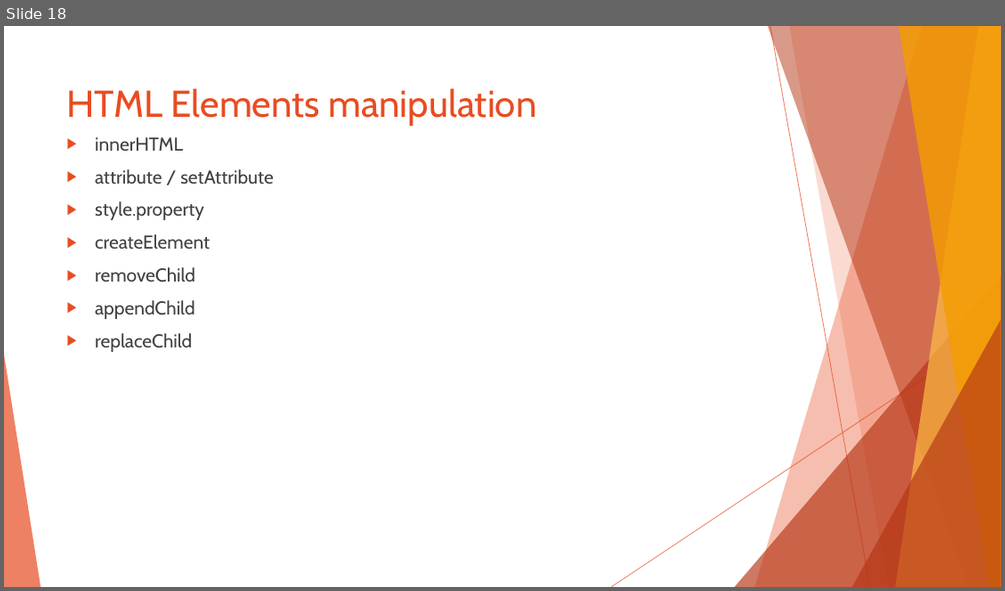
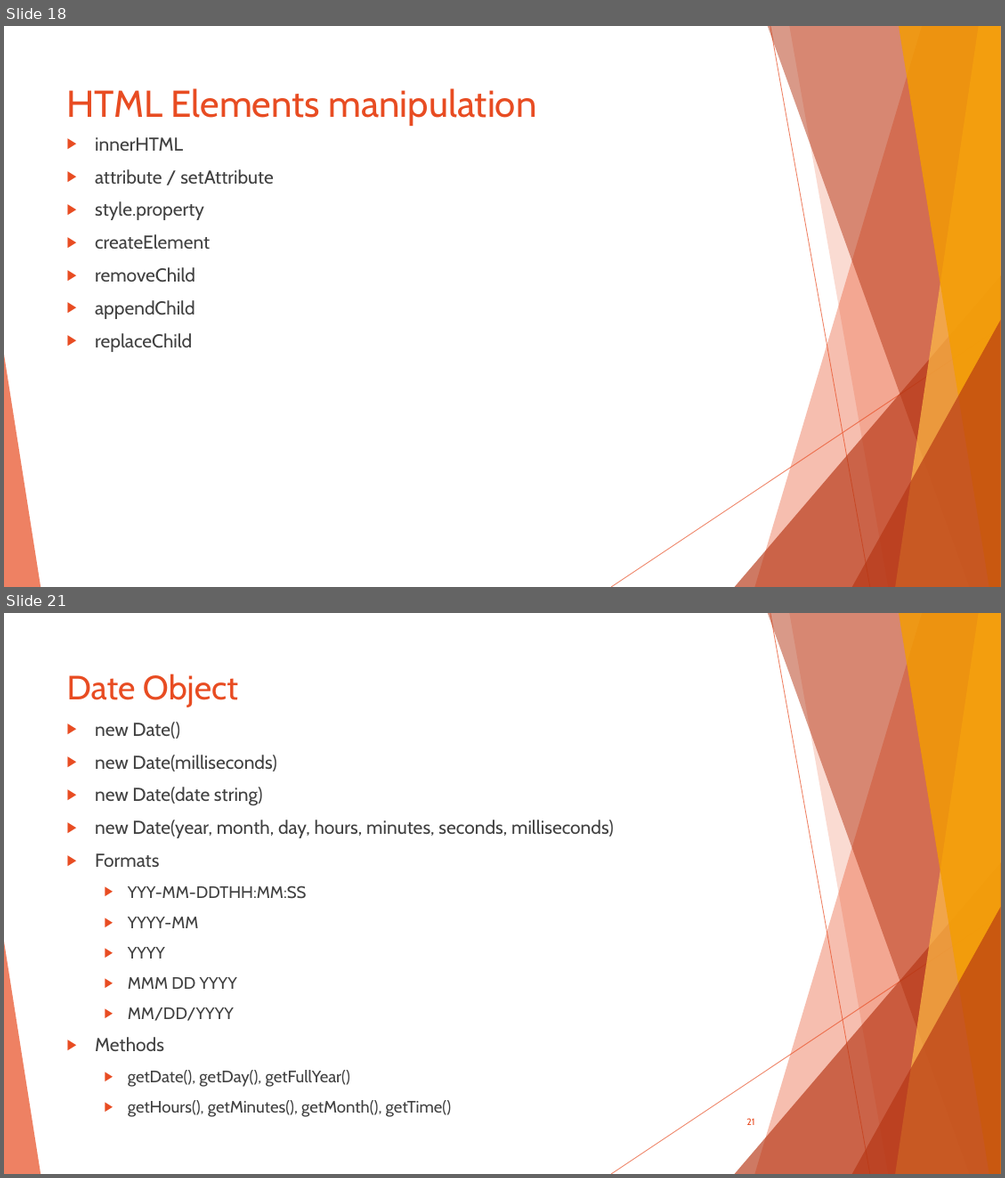
Before and after one commit to pvseshu/Javascript, a slide deck: Introduction to JavaScript/Introduction to JavaScript.pptx. Shown one above the other, each under a label of ours: slide 18 before the commit, slides 18 and 21 after it; the slides between them are not shown. The pictures are 1005x591 and 1005x1178 pixels, drawn with LibreOffice and Linux fonts; fonts in the diff are those of the drawing. Boxes give left, top, right and bottom in pixels: in the first picture for what was removed or moved away, otherwise in the second. Text is boxed around its words. In the diff, an @@ line names an element or a change of style, - is before the commit and + after.

```diff
--- a/Introduction to JavaScript/Introduction to JavaScript.pptx
+++ b/Introduction to JavaScript/Introduction to JavaScript.pptx
@@ slide 21 added at (4, 613, 1001, 1174), background #FFFFFF; not listed: 10 template elements that a slide beside it also shows @@
@@ title added at (67, 674, 238, 707), 32.4 pt, text #E84C22 @@
+Date Object
@@ text added at (95, 722, 614, 1117), 16 pt, text #404040 @@
+▶ new Date()
+▶ new Date(milliseconds)
+▶ new Date(date string)
+▶ new Date(year, month, day, hours, minutes, seconds, milliseconds)
+▶ Formats
+  ▶ YYY-MM-DDTHH:MM:SS
+  ▶ YYYY-MM
+  ▶ YYYY
+  ▶ MMM DD YYYY
+  ▶ MM/DD/YYYY
+▶ Methods
+  ▶ getDate(), getDay(), getFullYear()
+  ▶ getHours(), getMinutes(), getMonth(), getTime()
@@ page number added at (746, 1118, 754, 1125), 9 pt, text #E84C22 @@
+21
```
Also in this commit, not shown: 2 slides changed, 1 other slide added, 1 slide removed, 5 other files.
